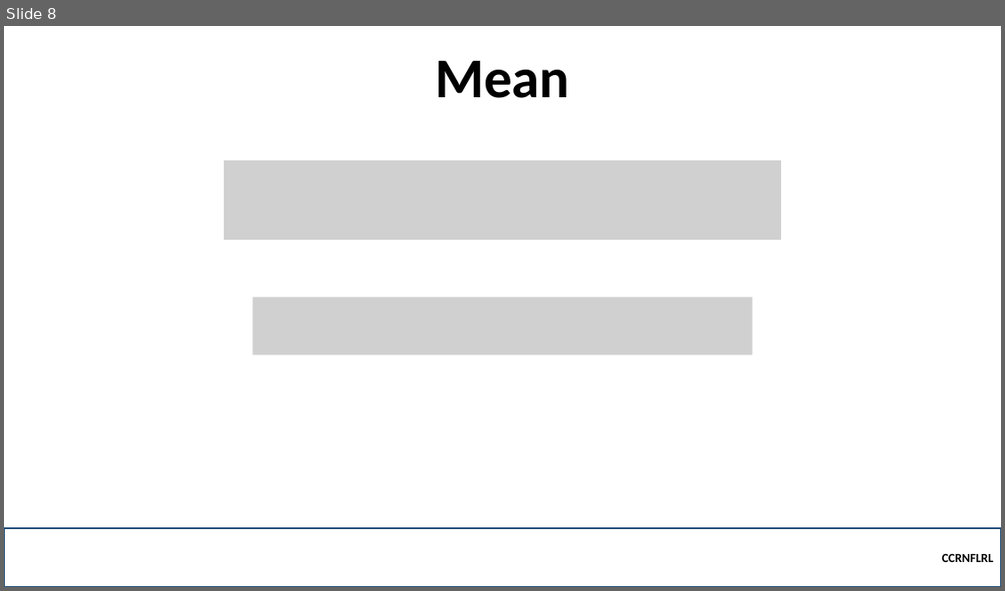
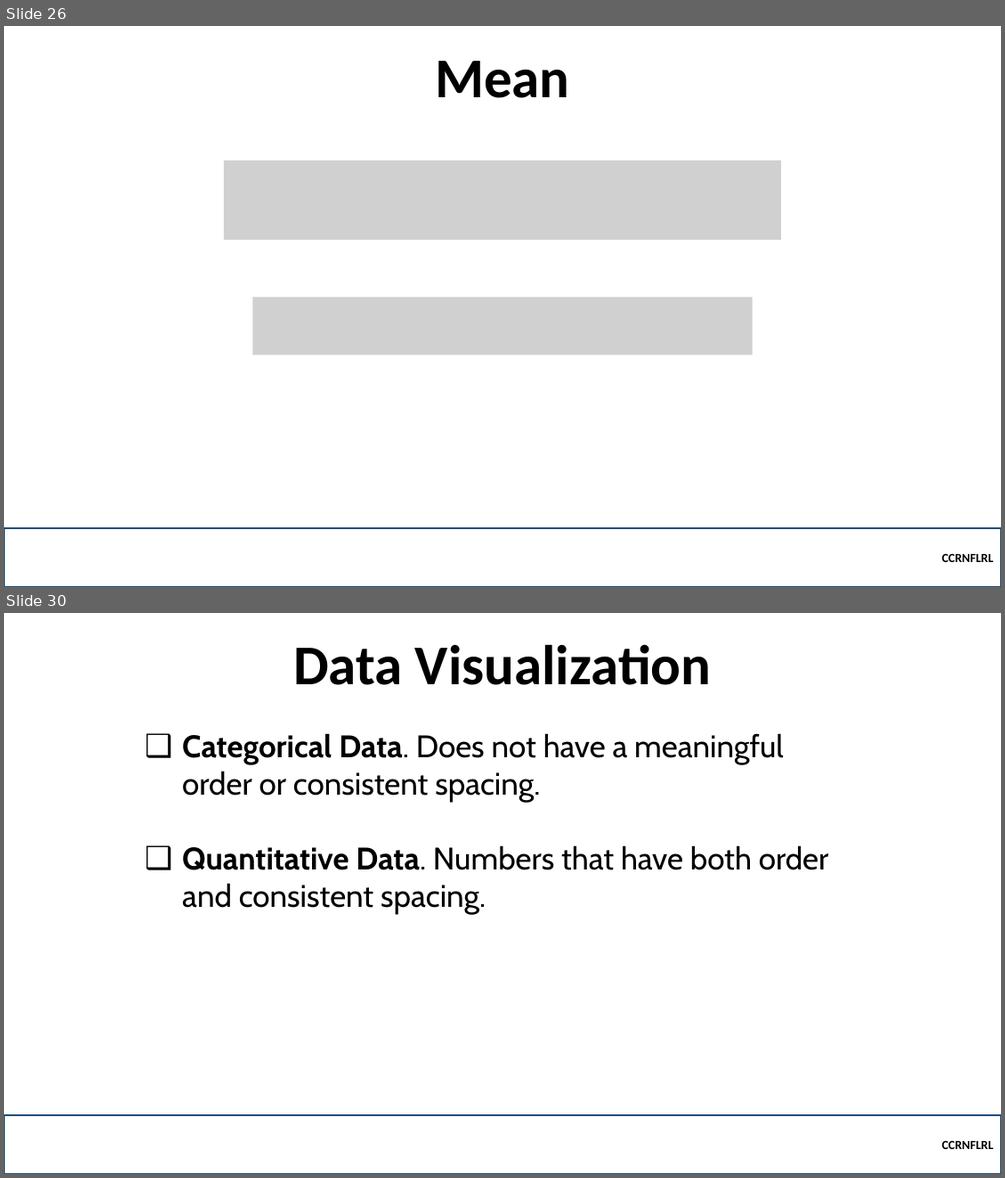
Before and after one commit to robitussin/CCRNFLRL, a slide deck: week_1/Statistics Review.pptx. Shown one above the other, each under a label of ours: slide 8 before the commit, slides 26 and 30 after it; the slides between them are not shown. The pictures are 1005x591 and 1005x1178 pixels, drawn with LibreOffice and Linux fonts; fonts in the diff are those of the drawing; grey boxes stand for pictures. Boxes give left, top, right and bottom in pixels: in the first picture for what was removed or moved away, otherwise in the second. Text is boxed around its words. In the diff, an @@ line names an element or a change of style, - is before the commit and + after.

```diff
--- a/week_1/Statistics Review.pptx
+++ b/week_1/Statistics Review.pptx
@@ slide 30 added at [4,613,1001,1174], background #FFFFFF @@
@@ title added at [293,644,712,685], 54 pt, text #000000, bold @@
+Data Visualization
@@ text added at [182,733,829,915], 30 pt, text #000000 @@
+❑ Categorical Data. Does not have a meaningful order or consistent spacing.
+❑ Quantitative Data. Numbers that have both order and consistent spacing.
@@ rectangle added at [4,1115,1001,1174], outline #1F4E79 2.25 pt, 12 pt, text #000000, bold @@
+CCRNFLRL
@@ what was slide 8 is now slide 26 @@
```
Also in this commit, not shown: 8 slides changed, 24 other slides added, 2 other files.
